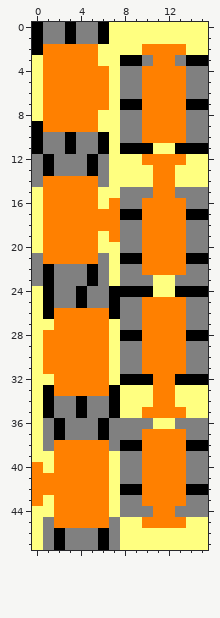
Two states of a pixel-art sprite, assets/tanque.png. Above, as it was before the edit.
The file is 16x48 pixels.
The result:
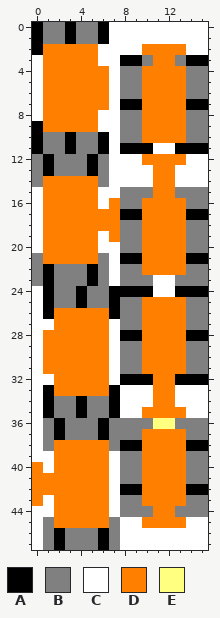
Palette (. is transparent): A #000000  B #808080  C #ffffff  D #ff8000  E #ffff80
The edit:
y 0..1: x 7..15 EEEEEEEEE -> CCCCCCCCC
y 2: x 6..9 EEEE -> CCCC; x 14..15 EE -> CC
y 3: x 0 E -> C; x 6..7 EE -> CC
y 4..7: x 0 E -> C; x 7 E -> C
y 8: x 0 E -> C; x 6..7 EE -> CC
y 9: x 6..7 EE -> CC
y 10: x 7 E -> C
y 11: x 7 E -> C; x 11..12 EE -> CC
y 12: x 7..9 EEE -> CCC; x 14..15 EE -> CC
y 13..14: x 7..10 EEEE -> CCCC; x 13..15 EEE -> CCC
y 15: x 0 E -> C; x 6..7 EE -> CC
y 16: x 0 E -> C; x 6 E -> C
y 17..18: x 0 E -> C
y 19: x 0 E -> C; x 6 E -> C
y 20: x 0 E -> C; x 6..7 EE -> CC
y 21..22: x 7 E -> C
y 23: x 7 E -> C; x 11..12 EE -> CC
y 24: x 0 E -> C; x 11..12 EE -> CC
y 25..26: x 0 E -> C
y 27: x 0..1 EE -> CC; x 7 E -> C
y 28..31: x 0 E -> C; x 7 E -> C
y 32: x 0..1 EE -> CC; x 7 E -> C
y 33..34: x 0 E -> C; x 8..10 EEE -> CCC; x 13..15 EEE -> CCC
y 35: x 0 E -> C; x 8..9 EE -> CC; x 14..15 EE -> CC
y 36..38: x 0 E -> C
y 39: x 0..1 EE -> CC; x 7 E -> C
y 40: x 1 E -> C; x 7 E -> C
y 41..42: x 7 E -> C
y 43: x 1 E -> C; x 7 E -> C
y 44: x 0..1 EE -> CC; x 7 E -> C
y 45: x 0 E -> C; x 8..9 EE -> CC; x 14..15 EE -> CC
y 46..47: x 0 E -> C; x 8..15 EEEEEEEE -> CCCCCCCC
